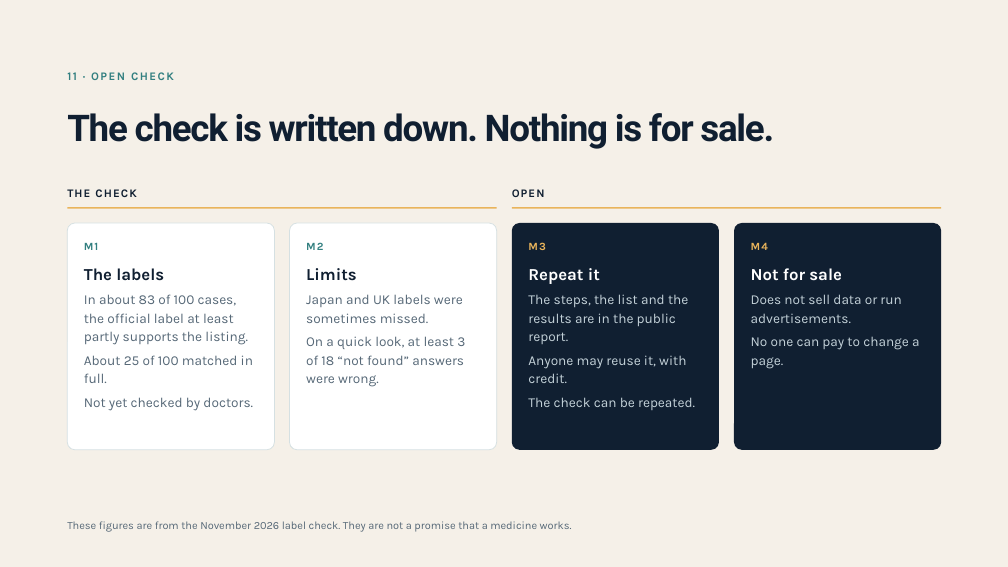
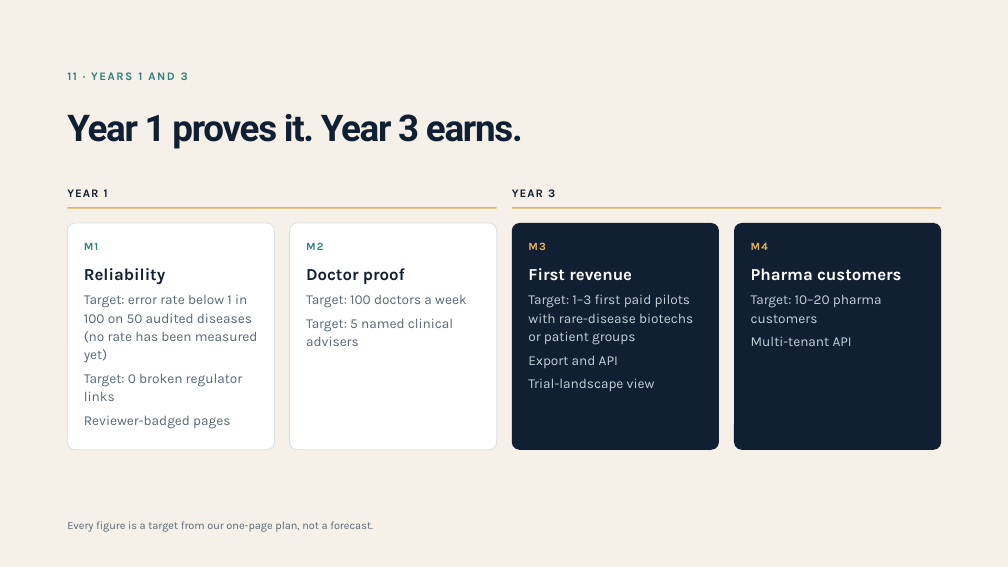
Before and after one commit to Moonlight-Clues/moonlight, a slide deck: slide 12 of docs/pitch/moonlight-deck-funders-19nov.pptx. Drawn at 1008x567 pixels with LibreOffice and Linux fonts; fonts in the diff are those of the drawing. Boxes give left, top, right and bottom in pixels: in the first picture for what was removed or moved away, otherwise in the second. Text is boxed around its words. In the diff, an @@ line names an element or a change of style, - is before the commit and + after.

```diff
--- a/docs/pitch/moonlight-deck-funders-19nov.pptx
+++ b/docs/pitch/moonlight-deck-funders-19nov.pptx
@@ text at (x1=67, y1=72, x2=188, y2=80): text changed @@
-11 · OPEN CHECK
+11 · YEARS 1 AND 3
@@ text at (x1=67, y1=114, x2=523, y2=149): text changed @@
-The check is written down. Nothing is for sale.
+Year 1 proves it. Year 3 earns.
@@ text at (x1=67, y1=189, x2=108, y2=197): text changed @@
-THE CHECK
+YEAR 1
@@ text at (x1=512, y1=189, x2=555, y2=197): text changed @@
-OPEN
+YEAR 3
@@ text at (x1=84, y1=268, x2=258, y2=429): text changed @@
-The labels
-In about 83 of 100 cases, the official label at least partly supports the listing.
-About 25 of 100 matched in full.
-Not yet checked by doctors.
+Reliability
+Target: error rate below 1 in 100 on 50 audited diseases (no rate has been measured yet)
+Target: 0 broken regulator links
+Reviewer-badged pages
@@ text at (x1=306, y1=268, x2=467, y2=346): text changed @@
-Limits
-Japan and UK labels were sometimes missed.
-On a quick look, at least 3 of 18 “not found” answers were wrong.
+Doctor proof
+Target: 100 doctors a week
+Target: 5 named clinical advisers
@@ text at (x1=528, y1=268, x2=693, y2=391): text changed @@
-Repeat it
-The steps, the list and the results are in the public report.
-Anyone may reuse it, with credit.
-The check can be repeated.
+First revenue
+Target: 1–3 first paid pilots with rare-disease biotechs or patient groups
+Export and API
+Trial-landscape view
@@ text at (x1=751, y1=268, x2=901, y2=346): text changed @@
-Not for sale
-Does not sell data or run advertisements.
-No one can pay to change a page.
+Pharma customers
+Target: 10–20 pharma customers
+Multi-tenant API
@@ text at (x1=67, y1=521, x2=373, y2=532): text changed @@
-These figures are from the November 2026 label check. They are not a promise that a medicine works.
+Every figure is a target from our one-page plan, not a forecast.
```
Also in this commit, not shown: 6 other slides changed, 1 slide removed, 1 other file.
